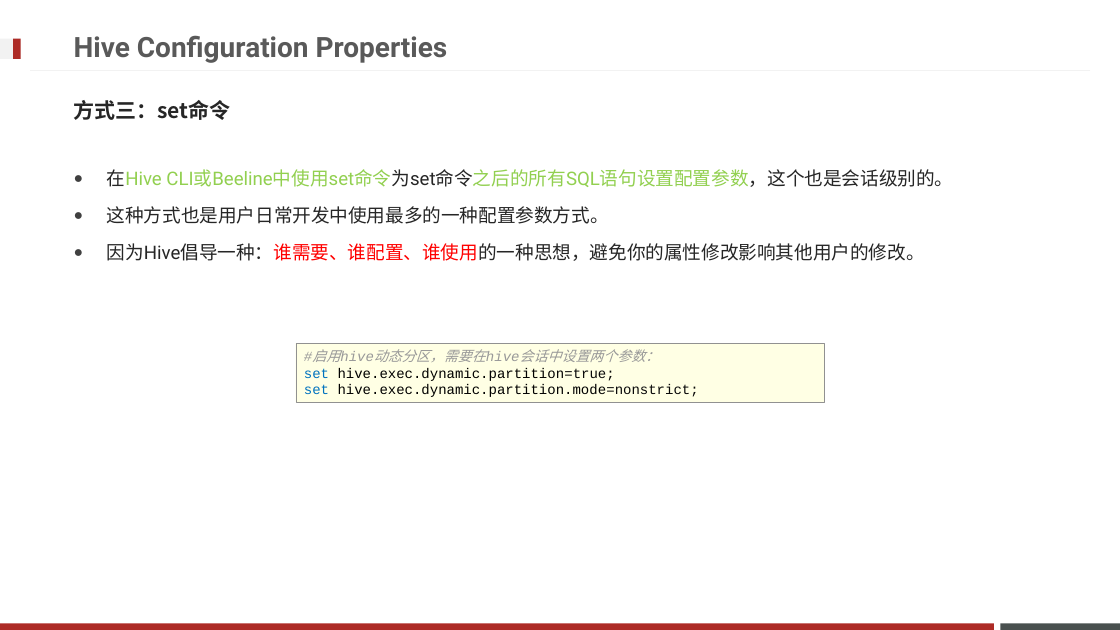
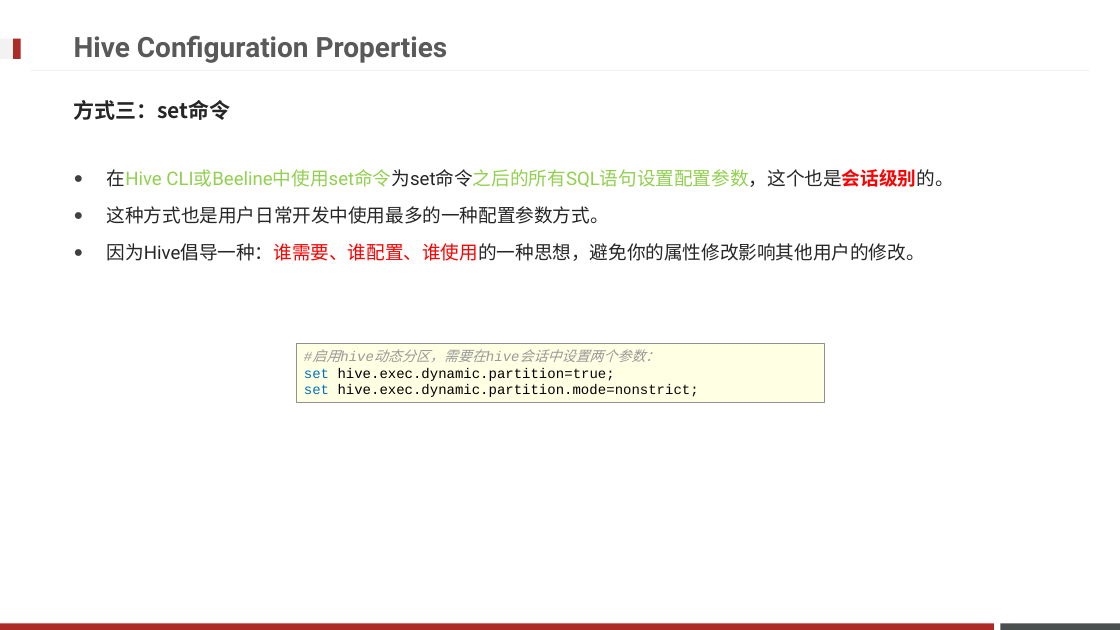
Before and after one commit to Legolas9999/big_data, a slide deck: slide 79 of Hadoop/大数据离线阶段--07(Hive DQL语法).pptx. Drawn at 1120x630 pixels with LibreOffice and Linux fonts; fonts in the diff are those of the drawing; background and template pictures are left out. Boxes give left, top, right and bottom in pixels: in the first picture for what was removed or moved away, otherwise in the second. Text is boxed around its words. In the diff, an @@ line names an element or a change of style, - is before the commit and + after.

```diff
--- a/Hadoop/大数据离线阶段--07(Hive DQL语法).pptx
+++ b/Hadoop/大数据离线阶段--07(Hive DQL语法).pptx
@@ text at [107, 169, 953, 187]: text colour #262626 to #FF0000, bold on in "CLI或Beeline中使用set命令为set命令之后的所有SQL语句设置配置参数，这个也是会话级别的。" @@
```
Also in this commit, not shown: 19 other slides changed.
